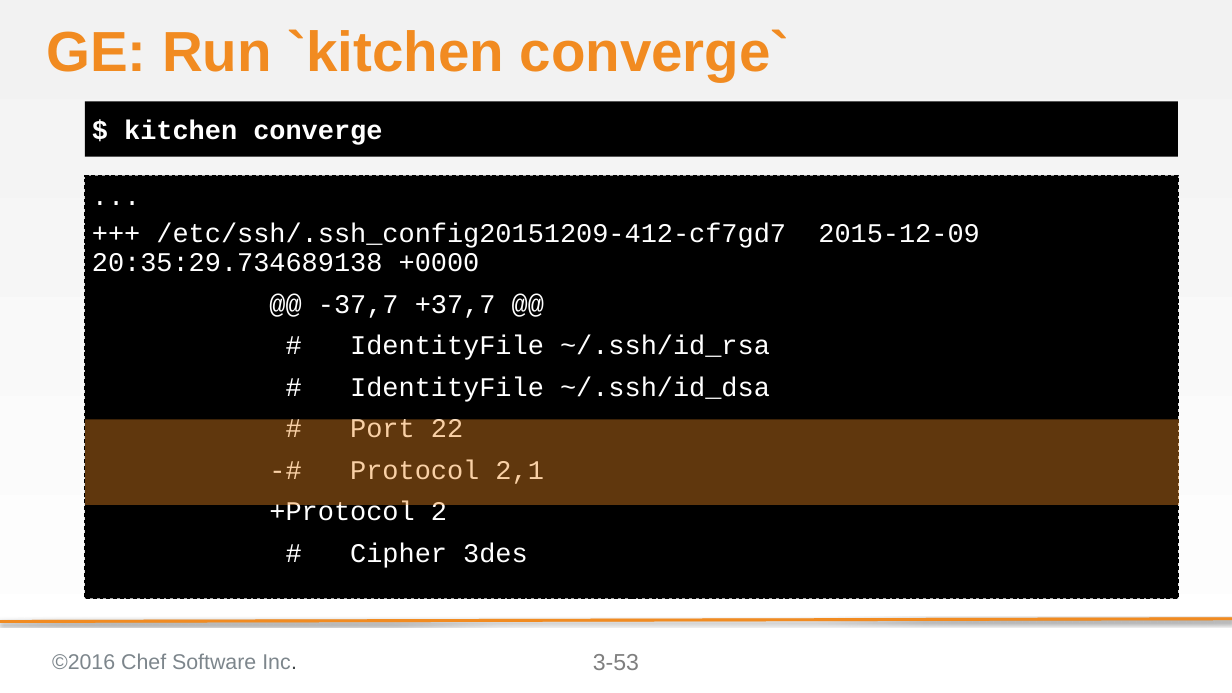
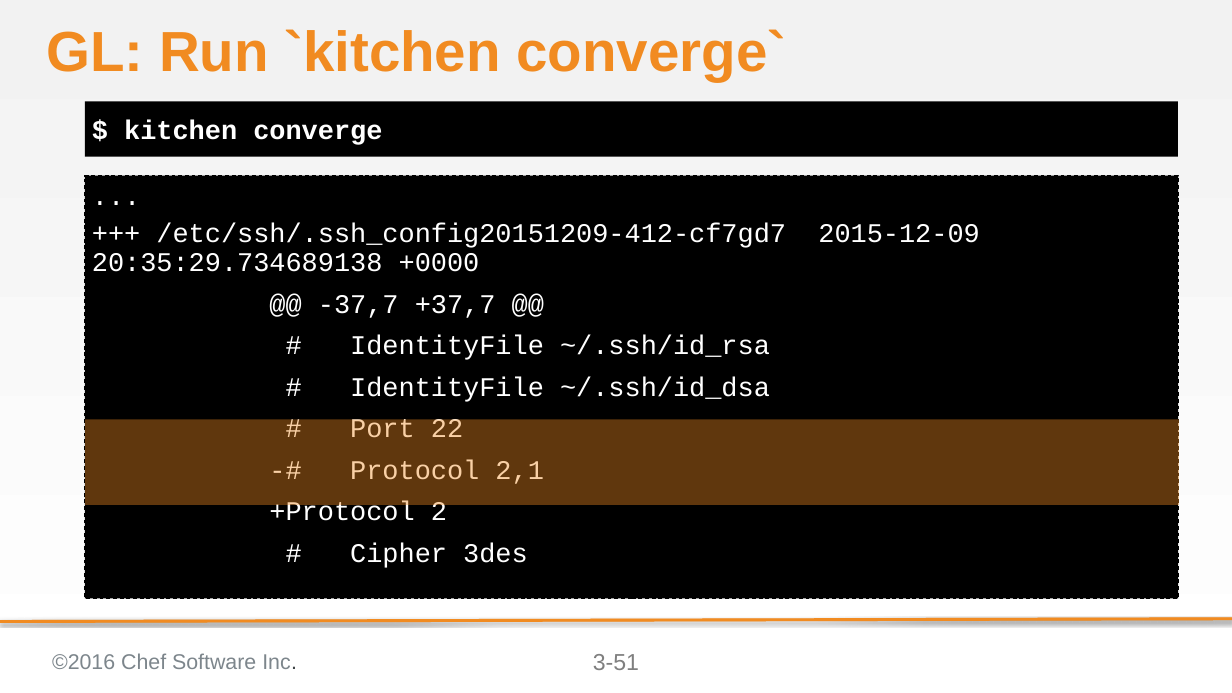
Before and after one commit to bchamby/chef-compliance-installation-configuration-operation, a slide deck: slide 51 of 03-initial-configuration-scans.pptx (slide 53 before the commit). Drawn at 1232x693 pixels with LibreOffice and Linux fonts; fonts in the diff are those of the drawing; background and template pictures are left out. Boxes give left, top, right and bottom in pixels: in the first picture for what was removed or moved away, otherwise in the second. Text is boxed around its words. In the diff, an @@ line names an element or a change of style, - is before the commit and + after.

```diff
--- a/03-initial-configuration-scans.pptx
+++ b/03-initial-configuration-scans.pptx
@@ title at [46, 29, 787, 82]: text changed @@
-GE: Run `kitchen converge`
+GL: Run `kitchen converge`
@@ page number at [593, 654, 639, 670]: text changed @@
-3-53
+3-51
```
Also in this commit, not shown: 40 other slides changed, 3 slides removed, 2 other files.
